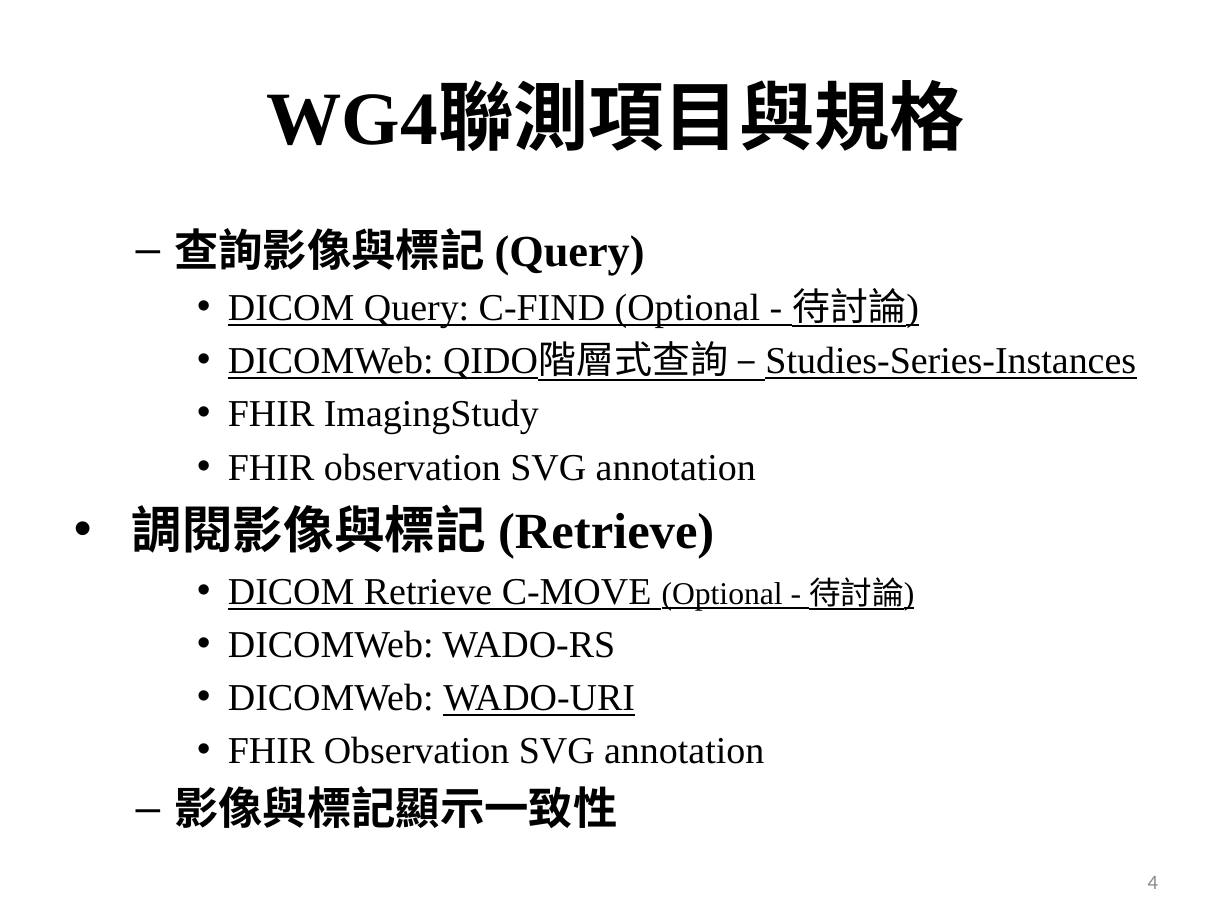
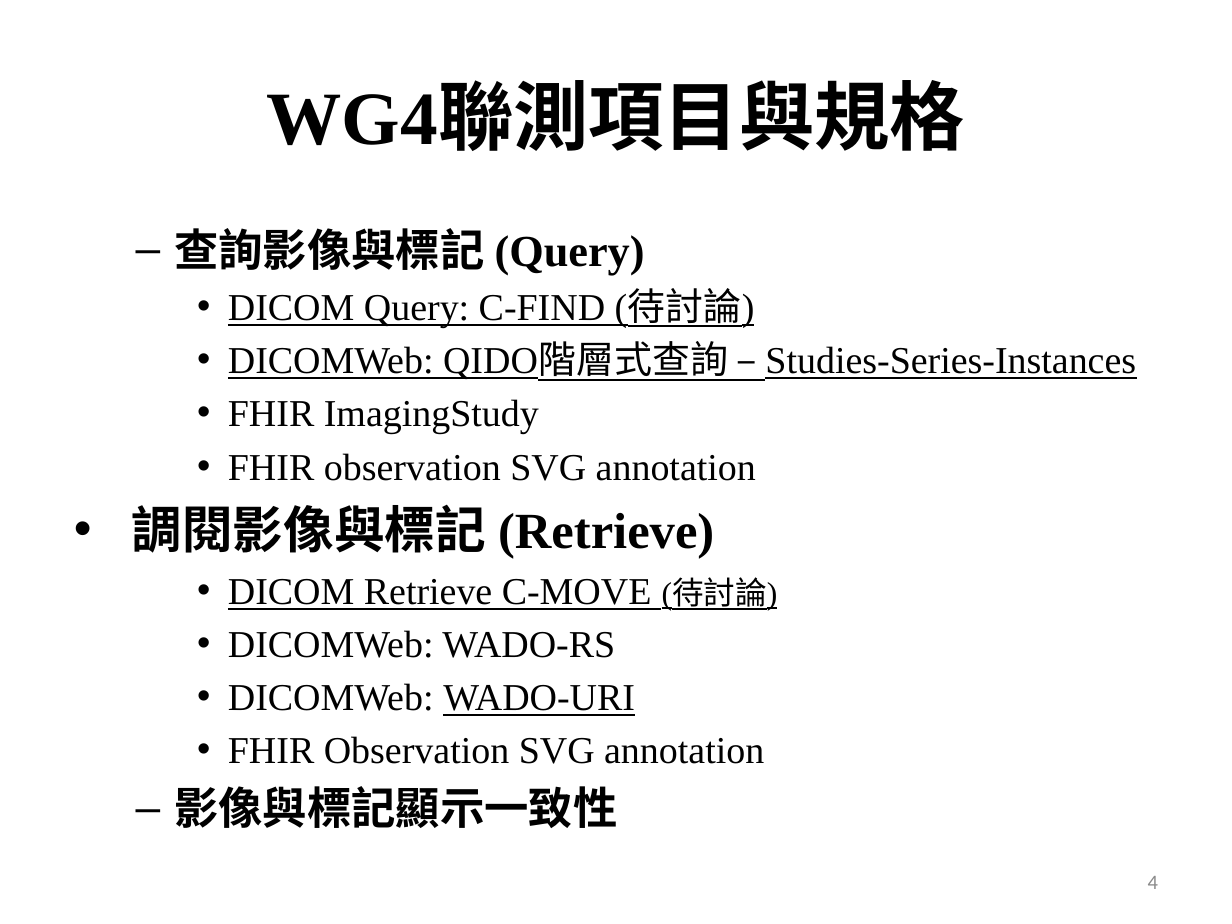
Before and after one commit to mos2718/MITW, a slide deck: slide 4 of 2020/docs/WG4.pptx. Drawn at 1232x924 pixels with LibreOffice and Linux fonts; fonts in the diff are those of the drawing. Boxes give left, top, right and bottom in pixels: in the first picture for what was removed or moved away, otherwise in the second. Text is boxed around its words. In the diff, an @@ line names an element or a change of style, - is before the commit and + after.

```diff
--- a/2020/docs/WG4.pptx
+++ b/2020/docs/WG4.pptx
@@ text at bbox=[228, 291, 755, 328]: text changed @@
-    • DICOM Query: C-FIND (Optional - 待討論)
+    • DICOM Query: C-FIND (待討論)
@@ text at bbox=[228, 579, 778, 610]: text changed @@
-    • DICOM Retrieve C-MOVE (Optional - 待討論)
+    • DICOM Retrieve C-MOVE (待討論)
```
Also in this commit, not shown: 4 other slides changed.
